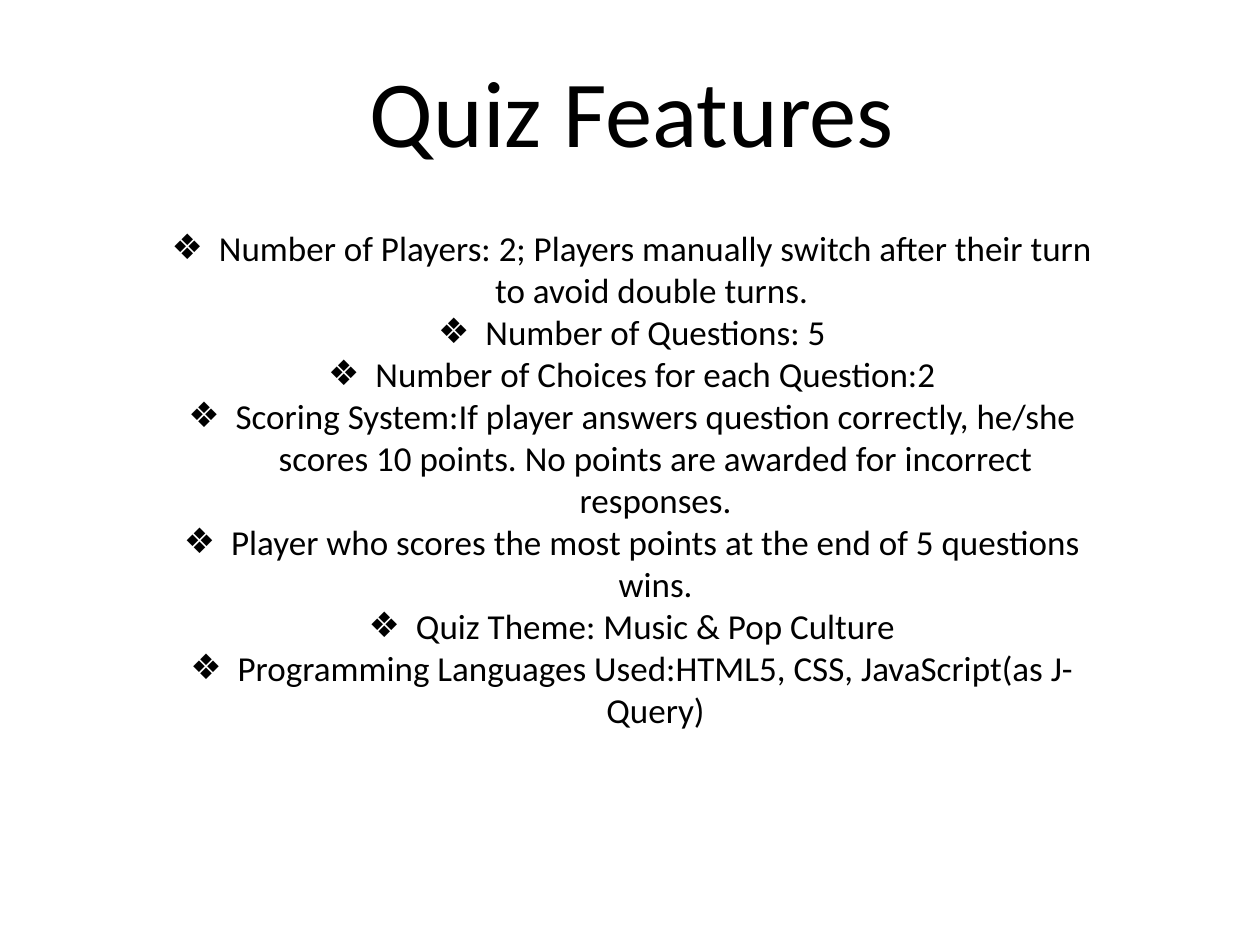
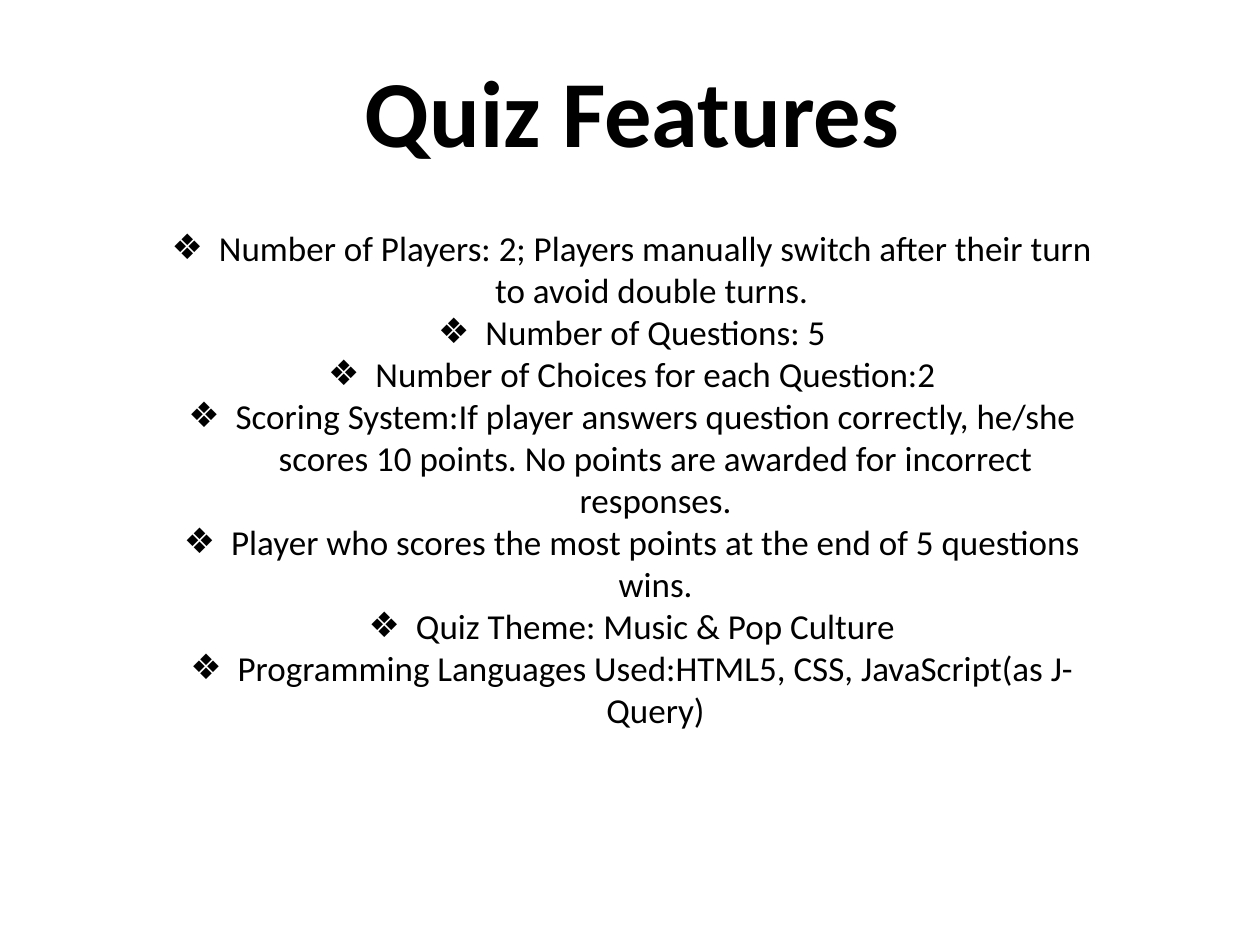
Before and after one commit to shamim1987/projectOne, a slide deck: slide 3 of quiz/presentation/Project One.pptx. Drawn at 1260x945 pixels with LibreOffice and Linux fonts; fonts in the diff are those of the drawing. Boxes give left, top, right and bottom in pixels: in the first picture for what was removed or moved away, otherwise in the second. Text is boxed around its words. In the diff, an @@ line names an element or a change of style, - is before the commit and + after.

```diff
--- a/quiz/presentation/Project One.pptx
+++ b/quiz/presentation/Project One.pptx
@@ title "Quiz Features" at (365,80,898,159): bold on @@
```
Also in this commit, not shown: 3 other slides changed, 2 slides added, 4 other files.
